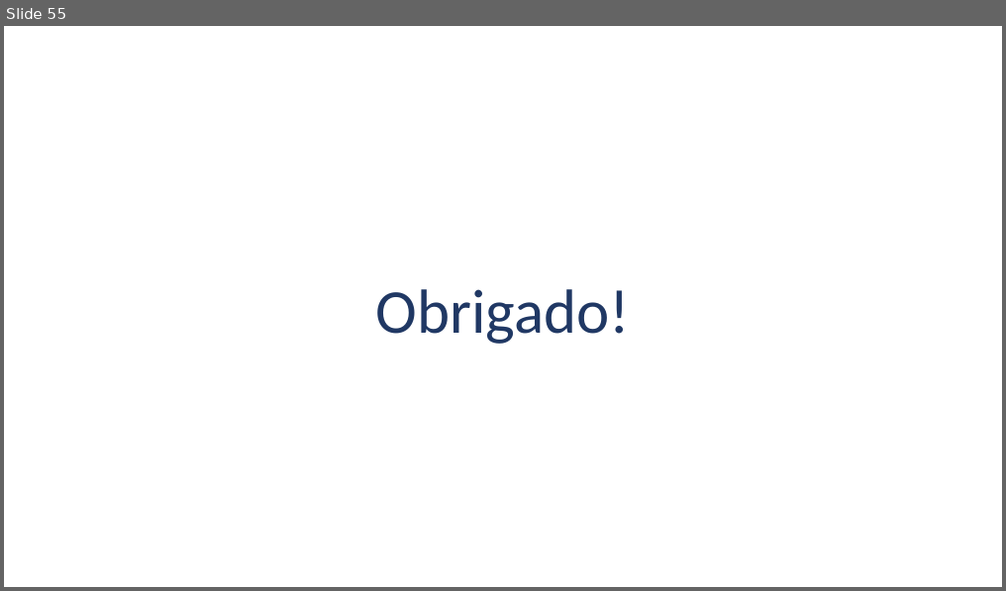
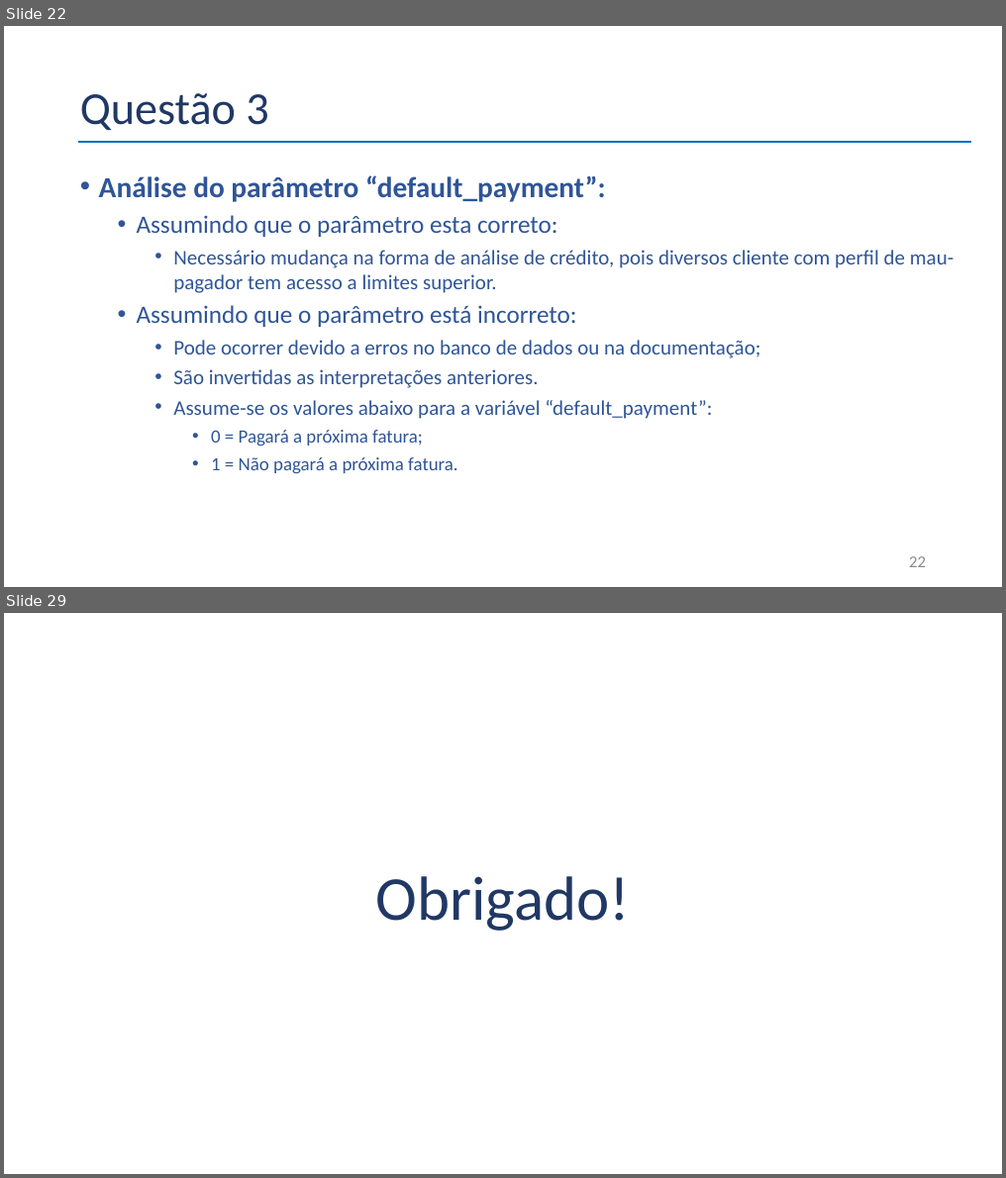
Before and after one commit to belmino15/case_selecao, a slide deck: Apresentação_Case.pptx. Shown one above the other, each under a label of ours: slide 55 before the commit, slides 22 and 29 after it; the slides between them are not shown. The pictures are 1006x591 and 1006x1178 pixels, drawn with LibreOffice and Linux fonts; fonts in the diff are those of the drawing. Boxes give left, top, right and bottom in pixels: in the first picture for what was removed or moved away, otherwise in the second. Text is boxed around its words. In the diff, an @@ line names an element or a change of style, - is before the commit and + after.

```diff
--- a/Apresentação_Case.pptx
+++ b/Apresentação_Case.pptx
@@ slide 22 added at box(4, 26, 1002, 587), background #FFFFFF @@
@@ title added at box(80, 93, 268, 130), 44 pt, text #203864 @@
+Questão 3
@@ line added from (78, 142) to (971, 142), #0070C0 2.25 pt @@
@@ text added at box(99, 175, 953, 474), 20 pt, text #2F5597 @@
+• Análise do parâmetro “default_payment”:
+  • Assumindo que o parâmetro esta correto:
+    • Necessário mudança na forma de análise de crédito, pois diversos cliente com perfil de mau-pagador tem acesso a limites superior.
+  • Assumindo que o parâmetro está incorreto:
+    • Pode ocorrer devido a erros no banco de dados ou na documentação;
+    • São invertidas as interpretações anteriores.
+    • Assume-se os valores abaixo para a variável “default_payment”:
+      • 0 = Pagará a próxima fatura;
+      • 1 = Não pagará a próxima fatura.
@@ page number added at box(909, 557, 926, 568), 16 pt, text #8C8C8C @@
+22
@@ what was slide 55 is now slide 29 @@
```
Also in this commit, not shown: 27 other slides added, 55 slides removed.
